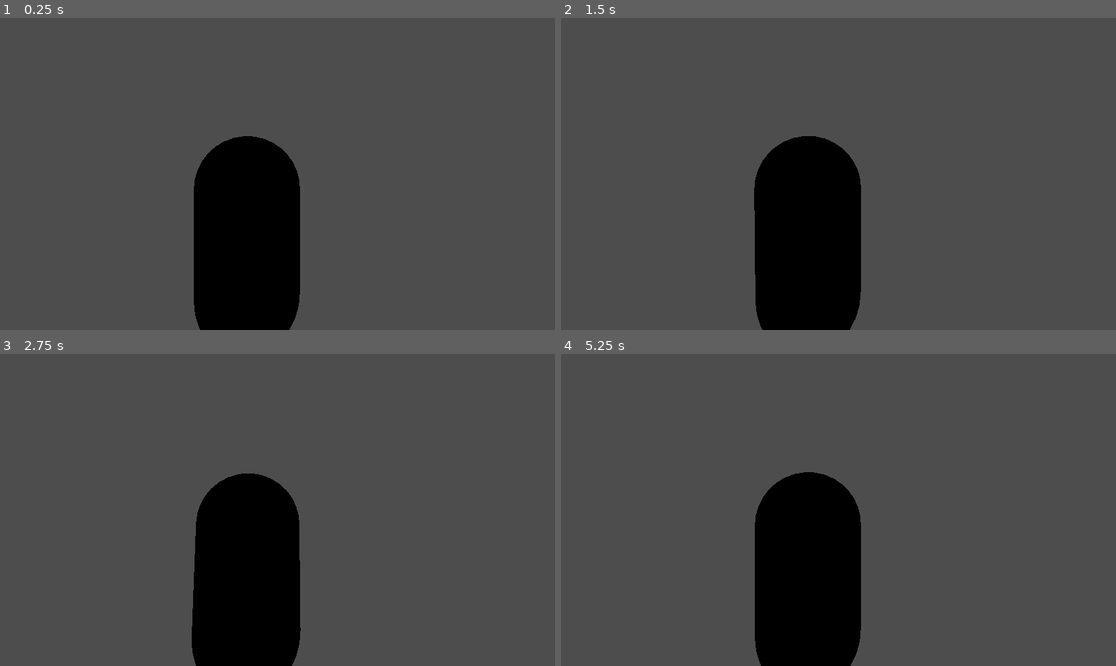
Above: before the commit, frames 1-4 (two rows, left to right).
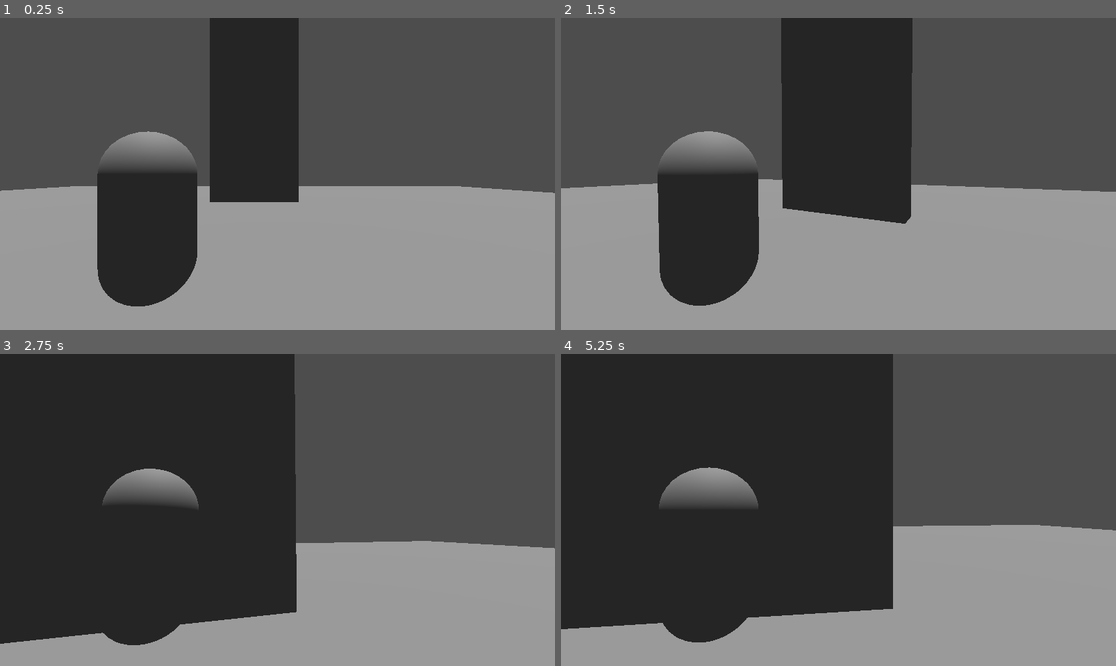
Above: after the commit, the same moments.

Repository: dylanschubart/LiS-Magical-Girl
Game: Godot game, scene res://Scenes/main_whatever_test.tscn
The game is run twice, just before and just after one commit, with the same random seed, the same clock (stepped at 60 frames per second) and the same inputs. Before the commit the project starts from res://Scenes/player.tscn.
Inputs (mouse positions are in pixels of both pictures, inside the frame that each line leads up to):
- Up to frame 1 (0.25 s): no input
- Up to frame 2 (1.5 s): tap Enter (ui_accept) at 0.5, 0.77 s; move the mouse to (866, 174) at 0.52 s; hold W (Forward) from 0.53 s (still down); move the mouse to (810, 174) at 1.27 s
- Up to frame 3 (2.75 s): keep holding W (Forward); tap Enter (ui_accept) at 1.52 s; move the mouse to (288, 503) at 2.02 s
- Up to frame 4 (5.25 s): keep holding W (Forward); tap Enter (ui_accept) at 2.75, 3.02, 3.77, 4.52 s; move the mouse to (832, 516) at 2.77 s; move the mouse to (877, 513) at 3.52 s; move the mouse to (794, 506) at 4.27 s; move the mouse to (844, 510) at 5.02 s

The runs differ from the first frame. In frame 1, 56% of the frame differs, in the area x 0-100%, y 0-100%; in frame 2, 61%; in frame 3, 71%; in frame 4, 77%.

Commit message:
Fixin Camera, Tweeking Cam Position

Diff:
--- a/Player.gd
+++ b/Player.gd
@@ -9,7 +9,7 @@
 
 # @export show var in inspector (GoDot) and can be edited there
 @export var sens = 0.5
-@export var x_clamp_neg = -60
+@export var x_clamp_neg = -90
 @export var x_clamp_pos = 15
 
 # Get the gravity from the project settings to be synced with RigidBody nodes.
--- a/Scenes/main_whatever_test.tscn
+++ b/Scenes/main_whatever_test.tscn
@@ -1,15 +1,26 @@
-[gd_scene load_steps=5 format=3 uid="uid://3o6xsypo7kyn"]
+[gd_scene load_steps=7 format=3 uid="uid://3o6xsypo7kyn"]
 
 [ext_resource type="PackedScene" uid="uid://bkpdtj5rsbxgx" path="res://Scenes/player.tscn" id="1_0yc4n"]
+
+[sub_resource type="Environment" id="Environment_qtc53"]
 
 [sub_resource type="BoxMesh" id="BoxMesh_uh861"]
 
 [sub_resource type="ConcavePolygonShape3D" id="ConcavePolygonShape3D_mwoxf"]
 data = PackedVector3Array(-0.5, 0.5, 0.5, 0.5, 0.5, 0.5, -0.5, -0.5, 0.5, 0.5, 0.5, 0.5, 0.5, -0.5, 0.5, -0.5, -0.5, 0. …(500 unchanged characters)…
 
-[sub_resource type="Environment" id="Environment_qtc53"]
+[sub_resource type="BoxMesh" id="BoxMesh_rbxu8"]
+
+[sub_resource type="ConcavePolygonShape3D" id="ConcavePolygonShape3D_31p2h"]
+data = PackedVector3Array(-0.5, 0.5, 0.5, 0.5, 0.5, 0.5, -0.5, -0.5, 0.5, 0.5, 0.5, 0.5, 0.5, -0.5, 0.5, -0.5, -0.5, 0.5, 0.5, 0.5, -0.5, -0.5, 0.5, -0.5, 0.5, -0.5, -0.5, -0.5, 0.5, -0.5, -0.5, -0.5, -0.5, 0.5, -0.5, -0.5, 0.5, 0.5, 0.5, 0.5, 0.5, -0.5, 0.5, -0.5, 0.5, 0.5, 0.5, -0.5, 0.5, -0.5, -0.5, 0.5, -0.5, 0.5, -0.5, 0.5, -0.5, -0.5, 0.5, 0.5, -0.5, -0.5, -0.5, -0.5, 0.5, 0.5, -0.5, -0.5, 0.5, -0.5, -0.5, -0.5, 0.5, 0.5, 0.5, -0.5, 0.5, 0.5, 0.5, 0.5, -0.5, -0.5, 0.5, 0.5, -0.5, 0.5, -0.5, 0.5, 0.5, -0.5, -0.5, -0.5, 0.5, 0.5, -0.5, 0.5, -0.5, -0.5, -0.5, 0.5, -0.5, 0.5, 0.5, -0.5, -0.5, -0.5, -0.5, -0.5)
 
 [node name="Main Whatever Test" type="Node3D"]
+
+[node name="DirectionalLight3D" type="DirectionalLight3D" parent="."]
+transform = Transform3D(1, 0, 0, 0, 1.19249e-08, 1, 0, -1, 1.19249e-08, -18.4287, 29.4574, -10.28)
+
+[node name="WorldEnvironment" type="WorldEnvironment" parent="."]
+environment = SubResource("Environment_qtc53")
 
 [node name="MeshInstance3D" type="MeshInstance3D" parent="."]
 transform = Transform3D(50, 0, 0, 0, 0.5, 0, 0, 0, 50, 0, 0, 0)
@@ -23,8 +34,11 @@
 [node name="Player" parent="." instance=ExtResource("1_0yc4n")]
 transform = Transform3D(1, 0, 0, 0, 1, 0, 0, 0, 1, 0, 1.32134, 0)
 
-[node name="WorldEnvironment" type="WorldEnvironment" parent="."]
-environment = SubResource("Environment_qtc53")
+[node name="MeshInstance3D2" type="MeshInstance3D" parent="."]
+transform = Transform3D(5, 0, 0, 0, 90, 0, 0, 0, 1, 0.183593, -0.262515, -9.48276)
+mesh = SubResource("BoxMesh_rbxu8")
 
-[node name="DirectionalLight3D" type="DirectionalLight3D" parent="."]
-transform = Transform3D(1, 0, 0, 0, 1, 0, 0, 0, 1, 0, 29.4574, 19.8965)
+[node name="StaticBody3D" type="StaticBody3D" parent="MeshInstance3D2"]
+
+[node name="CollisionShape3D" type="CollisionShape3D" parent="MeshInstance3D2/StaticBody3D"]
+shape = SubResource("ConcavePolygonShape3D_31p2h")
--- a/Scenes/player.tscn
+++ b/Scenes/player.tscn
@@ -1,12 +1,8 @@
-[gd_scene load_steps=6 format=3 uid="uid://bkpdtj5rsbxgx"]
+[gd_scene load_steps=4 format=3 uid="uid://bkpdtj5rsbxgx"]
 
 [ext_resource type="Script" path="res://Player.gd" id="1_n3m0l"]
 
 [sub_resource type="CapsuleMesh" id="CapsuleMesh_rrjil"]
-
-[sub_resource type="CapsuleMesh" id="CapsuleMesh_5kjql"]
-
-[sub_resource type="CapsuleMesh" id="CapsuleMesh_qts8o"]
 
 [sub_resource type="CapsuleShape3D" id="CapsuleShape3D_bqsv1"]
 
@@ -16,14 +12,6 @@
 [node name="BodyMesh" type="MeshInstance3D" parent="."]
 mesh = SubResource("CapsuleMesh_rrjil")
 
-[node name="Eye1" type="MeshInstance3D" parent="BodyMesh"]
-transform = Transform3D(0.4, 0, 0, 0, -1.74846e-08, -0.4, 0, 0.4, -1.74846e-08, 0.187556, 0.6164, -0.152043)
-mesh = SubResource("CapsuleMesh_5kjql")
-
-[node name="Eye2" type="MeshInstance3D" parent="BodyMesh"]
-transform = Transform3D(0.4, 0, 0, 0, -1.74846e-08, -0.4, 0, 0.4, -1.74846e-08, -0.188, 0.616, -0.152)
-mesh = SubResource("CapsuleMesh_qts8o")
-
 [node name="BodyCol" type="CollisionShape3D" parent="."]
 transform = Transform3D(1.1, 0, 0, 0, 1.1, 0, 0, 0, 1.1, 0, 0, 0)
 visible = false
@@ -32,7 +20,7 @@
 [node name="CamOrigin" type="Node3D" parent="."]
 
 [node name="SpringArm3D" type="SpringArm3D" parent="CamOrigin"]
-transform = Transform3D(1, 0, 0, 0, 1, 0, 0, 0, 1, 0.282673, 0.636376, 0)
+transform = Transform3D(1, 0, 0, 0, 1, 0, 0, 0, 1, 1.5, 0.5, 0.448)
 spring_length = 2.0
 
 [node name="Camera3D" type="Camera3D" parent="CamOrigin/SpringArm3D"]
--- a/project.godot
+++ b/project.godot
@@ -11,7 +11,7 @@
 [application]
 
 config/name="Li S-magical-girl"
-run/main_scene="res://Scenes/player.tscn"
+run/main_scene="res://Scenes/main_whatever_test.tscn"
 config/features=PackedStringArray("4.2", "Forward Plus")
 config/icon="res://icon.svg"
 
